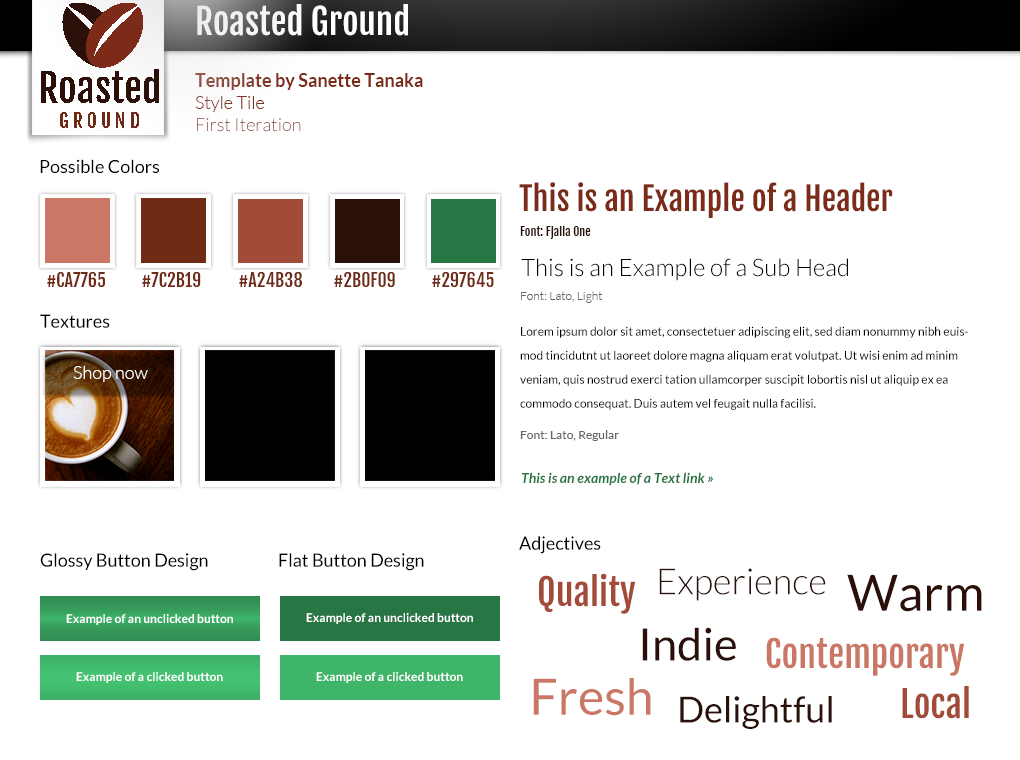
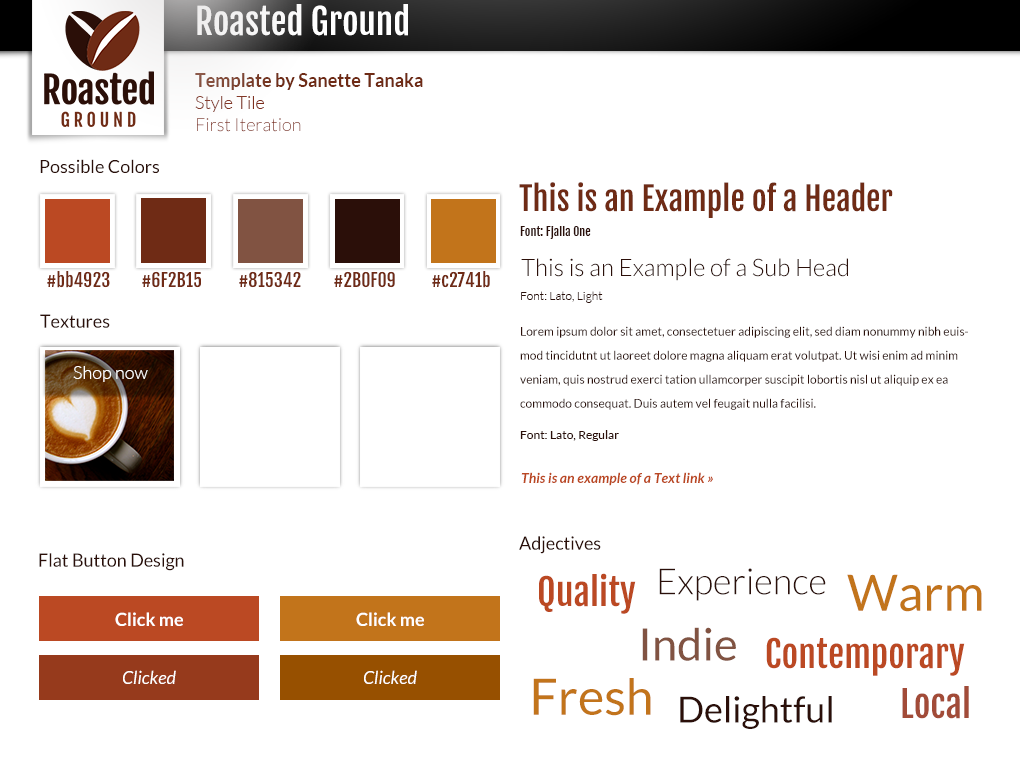
Layers edited between the first and the second 1020px x 760px image:
renamed "Vector Smart Object" to "RG_logos-01", painted on it over [41,3,159,128]
painted on "Template by Sanette Tanaka" over [195,73,423,90]
renamed "Shape 1 copy 2" to "Shape 1 copy 6", moved it above "Click me copy", painted on it over [39,655,260,700]
renamed "Example of an unclicked button" to "Click me copy", moved it above "Shape 1 copy 4", painted on it over [66,612,233,626]
moved "Shape 1 copy 4" above "Clicked", painted on it over [39,596,260,641]
painted on "Shape 1 copy 5" over [280,655,500,700]
painted on "Shape 1 copy 3" over [280,596,500,641]
painted on "Indie" over [642,627,736,661]
painted on "Contemporary" over [766,637,964,676]
painted on "Warm" over [847,574,982,612]
painted on "Fresh" over [533,678,651,716]
painted on "Quality" over [539,573,635,614]
painted on "This is an example of a Text link »" over [521,472,713,486]
painted on "Lorem ipsum dolor sit amet, consectetuer adipiscing elit, sed d" over [520,326,968,410]
painted on "This is an Example of a Sub Head" over [521,258,848,281]
painted on "This is an Example of a Header" over [519,182,892,218]
removed layer "Put pattern here! copy 5" from group "Pattern copy 5" over [39,198,500,700]
removed layer "Put pattern here! copy 4" from group "Pattern copy 4" over [39,182,669,716]
removed layer "Put pattern here! copy 3" from group "Pattern copy 3" over [39,182,848,716]
painted on "Flat Button Design" over [39,553,424,571]
removed layer "Glossy Button Design" from group "Pattern / Textures" over [40,553,208,571]
renamed "Rectangle 1 copy" to "Rectangle 2 copy 3", moved it above "Rectangle 2 copy", painted on it over [45,198,110,263]
painted on "Rectangle 2 copy 2" over [238,199,303,263]
painted on "Rectangle 2" over [431,199,496,263]
…and 13 more changes (12 painted, 1 removed, 7 renamed)
